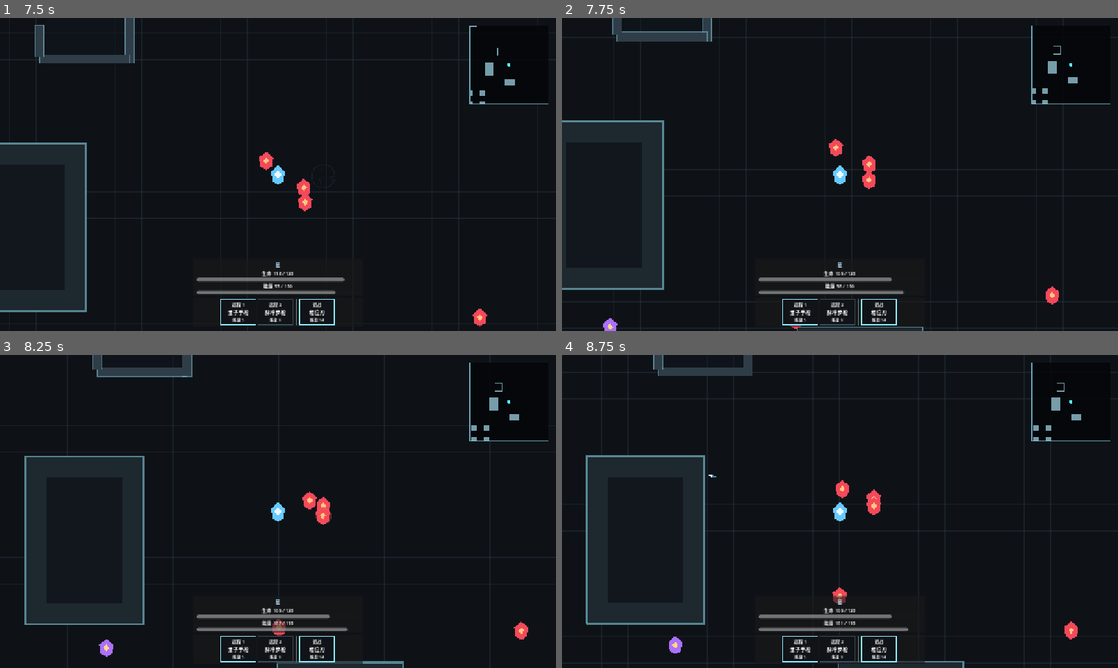
Above: before the commit, frames 1-4 (two rows, left to right).
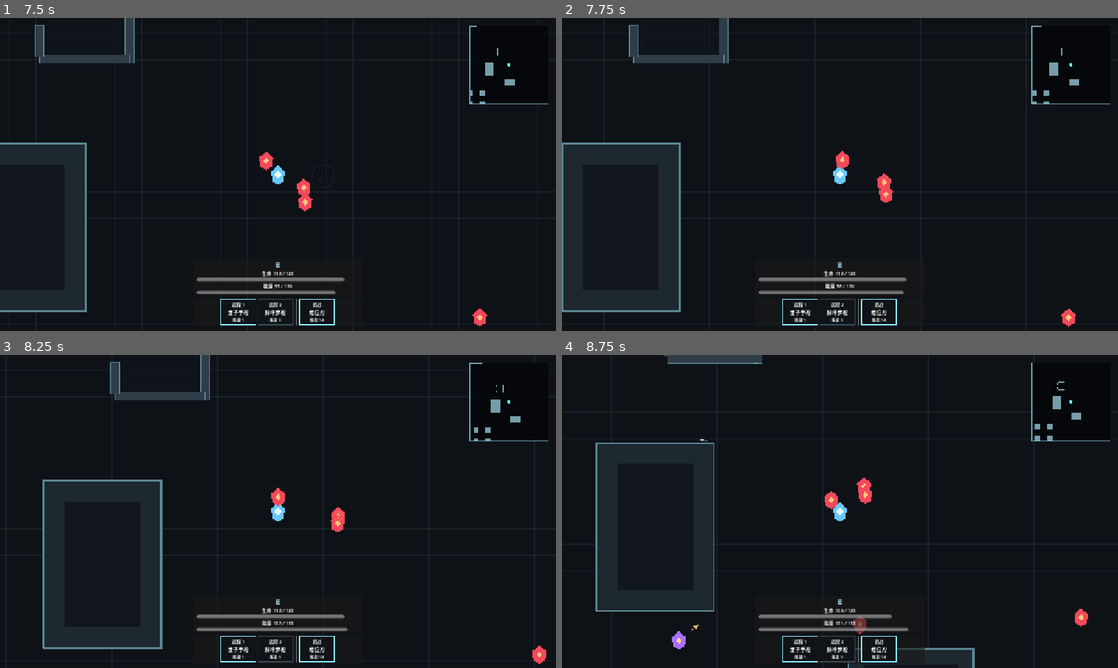
Above: after the commit, the same moments.

Repository: LisBam/StarHacker
Game: Godot game, scene res://scenes/ui/main_menu.tscn
Same seed, same stepped clock (60 frames per second), same inputs: the game is played once before the commit and once after it.
Inputs (mouse positions are in pixels of both pictures, inside the frame that each line leads up to):
- Up to frame 1 (7.5 s): click "骇入" at 0.5 s; click "星" at 1.25 s; click "穹" at 2 s; click "银狼" at 2.75 s; click "返回" at 3.5 s; click "训练场" at 4.25 s; click "进入训练场" at 5 s; tap Enter at 5.75 s; move the mouse to (250, 237) at 5.77 s; hold W (move_up) 5.78-6.5 s; click (250, 237) at 5.85 s; drag from (444, 221) to (300, 174) at 6.52 s; move the mouse to (111, 127) at 7.27 s; hold A (move_left) from 7.28 s (still down); tap Space (dodge) at 7.35 s
- Up to frame 2 (7.75 s): keep holding A (move_left)
- Up to frame 3 (8.25 s): release A (move_left) at 8 s; drag from (305, 511) to (111, 464) at 8.02 s
- Up to frame 4 (8.75 s): no input

Frame 1 is identical in both runs. In frame 2, 3.7% of the frame differs, in the area x 0-93%, y 0-100%; in frame 3, 4.1%, in the area x 1-99%, y 0-100%; in frame 4, 3.5%.

Commit message:
1.修复按键未绑定兜底问题   2.优化掉落物列表与ESC返回逻辑   3.新增玩家受伤间隔与武器前坐力   4.完善武器提示与框架文档

Diff:
--- a/data/weapons/phase_blade.tres
+++ b/data/weapons/phase_blade.tres
@@ -11,6 +11,7 @@
 icon_text = "B"
 energy_cost = 14.0
 recoil_force = 0.0
+front_recoil_force = 140.0
 impact_force = 360.0
 melee_damage = 36.0
 melee_cooldown = 0.45
--- a/data/weapons/quantum_dagger.tres
+++ b/data/weapons/quantum_dagger.tres
@@ -11,6 +11,7 @@
 icon_text = "D"
 energy_cost = 7.0
 recoil_force = 0.0
+front_recoil_force = 140.0
 impact_force = 160.0
 melee_damage = 18.0
 melee_cooldown = 0.22
--- a/scripts/components/player_input_component.gd
+++ b/scripts/components/player_input_component.gd
@@ -199,7 +199,19 @@
 	if not InputMap.has_action(action_name):
 		return true
 
-	return InputMap.action_get_events(action_name).is_empty()
+	if not InputMap.action_get_events(action_name).is_empty():
+		return false
+
+	return not _is_action_explicitly_unbound(action_name)
+
+
+func _is_action_explicitly_unbound(action_name: StringName) -> bool:
+	# 输入绑定单例；取值为 AutoLoad InputBindings，默认用于区分玩家主动未绑定和 InputMap 配置缺失。
+	var input_bindings: Node = get_tree().root.get_node_or_null("InputBindings")
+	if input_bindings == null or not input_bindings.has_method("is_action_explicitly_unbound"):
+		return false
+
+	return bool(input_bindings.call("is_action_explicitly_unbound", action_name))
 
 
 func _should_use_direct_slot_fallback(slot_index: int) -> bool:
--- a/scripts/data/weapon_data.gd
+++ b/scripts/data/weapon_data.gd
@@ -29,6 +29,8 @@
 @export_range(0.01, 5.0, 0.01) var ranged_cooldown: float = 0.16
 ## 武器后坐力；取值建议大于等于 0，默认 0 表示不推动使用者，远程开火时会把玩家向反方向推开。
 @export_range(0.0, 3000.0, 1.0, "or_greater") var recoil_force: float = 0.0
+## 武器前坐力；取值建议大于等于 0，默认 0 表示不向攻击方向推动使用者，适合近战突进或特殊枪械反馈，屏幕震动按后坐力的一半换算。
+@export_range(0.0, 3000.0, 1.0, "or_greater") var front_recoil_force: float = 0.0
 ## 武器冲击力；取值建议大于等于 0，默认 0 表示不造成击退，命中目标时会按目标韧性折算控制效果。
 @export_range(0.0, 5000.0, 1.0, "or_greater") var impact_force: float = 0.0
 ## 近战伤害；取值建议大于等于 0，默认 35，修改会影响近战命中后的伤害值。
--- a/scripts/game/input_bindings.gd
+++ b/scripts/game/input_bindings.gd
@@ -37,6 +37,8 @@
 ]
 ## 默认输入事件缓存；键为动作名，值为 InputEvent 数组，用于恢复默认绑定。
 var _default_events_by_action: Dictionary = {}
+## 显式未绑定动作缓存；键为动作名字符串，值为 true，用于阻止空 InputMap 动作继续走物理默认键兜底。
+var _explicitly_unbound_actions: Dictionary = {}
 
 
 func _ready() -> void:
@@ -67,6 +69,10 @@
 		return "未绑定"
 
 	return get_event_display_text(events[0] as InputEvent)
+
+
+func is_action_explicitly_unbound(action_name: StringName) -> bool:
+	return bool(_explicitly_unbound_actions.get(str(action_name), false))
 
 
 func get_event_display_text(event: InputEvent) -> String:
@@ -100,12 +106,14 @@
 	_erase_event_from_other_actions(action_name, normalized_event)
 	InputMap.action_erase_events(action_name)
 	InputMap.action_add_event(action_name, normalized_event)
+	_set_action_explicitly_unbound(action_name, false)
 	_save_bindings()
 	bindings_changed.emit()
 	return true
 
 
 func reset_to_defaults() -> void:
+	_explicitly_unbound_actions.clear()
 	# 默认绑定动作名遍历项；取值为 _default_events_by_action 的键，默认逐项恢复项目启动时的 InputMap。
 	for raw_action_name in _default_events_by_action.keys():
 		# 动作名；取值为 StringName，默认用于访问 InputMap。
@@ -167,6 +175,7 @@
 
 		if _is_serialized_unbound_event(serialized_event):
 			InputMap.action_erase_events(action_name)
+			_set_action_explicitly_unbound(action_name, true)
 			continue
 
 		# 还原事件；取值为 InputEvent 或 null，默认 null 表示配置不可用。
@@ -176,6 +185,7 @@
 
 		InputMap.action_erase_events(action_name)
 		InputMap.action_add_event(action_name, restored_event)
+		_set_action_explicitly_unbound(action_name, false)
 
 
 func _save_bindings() -> void:
@@ -193,9 +203,11 @@
 		# 当前事件列表；元素为 InputEvent，默认保存第一个主绑定。
 		var events: Array = InputMap.action_get_events(action_name)
 		if events.is_empty() or not (events[0] is InputEvent):
+			_set_action_explicitly_unbound(action_name, true)
 			config_file.set_value("bindings", action_name_string, _serialize_unbound_event())
 			continue
 
+		_set_action_explicitly_unbound(action_name, false)
 		config_file.set_value("bindings", action_name_string, _serialize_event(events[0] as InputEvent))
 
 	config_file.save(SAVE_PATH)
@@ -239,9 +251,14 @@
 		# 当前动作事件列表；元素为 InputEvent，默认遍历副本并删除与新绑定完全相同的事件。
 		var existing_events: Array = InputMap.action_get_events(action_name)
 		# 既有事件遍历项；取值为 InputEvent 或其他对象，默认只比较可识别输入事件。
+		var erased_event: bool = false
 		for existing_event in existing_events:
 			if existing_event is InputEvent and _events_match(existing_event as InputEvent, event):
 				InputMap.action_erase_event(action_name, existing_event as InputEvent)
+				erased_event = true
+
+		if erased_event and InputMap.action_get_events(action_name).is_empty():
+			_set_action_explicitly_unbound(action_name, true)
 
 
 func _events_match(first_event: InputEvent, second_event: InputEvent) -> bool:
@@ -274,6 +291,15 @@
 
 func _is_key_event_modifier(key_event: InputEventKey, modifier_key: Key) -> bool:
 	return key_event.physical_keycode == modifier_key or key_event.keycode == modifier_key
+
+
+func _set_action_explicitly_unbound(action_name: StringName, unbound: bool) -> void:
+	# 动作名字符串；取值为 StringName 转换结果，默认作为显式未绑定缓存键。
+	var action_name_string: String = str(action_name)
+	if unbound:
+		_explicitly_unbound_actions[action_name_string] = true
+	else:
+		_explicitly_unbound_actions.erase(action_name_string)
 
 
 func _serialize_event(event: InputEvent) -> Dictionary:
--- a/scripts/player/player_controller.gd
+++ b/scripts/player/player_controller.gd
@@ -43,6 +43,8 @@
 @export_range(0.0, 2.0, 0.01) var damage_shake_per_damage: float = 0.16
 ## 最小受伤震动；取值建议 0 到 8，默认 1.6 保证小伤害也有轻微反馈。
 @export_range(0.0, 32.0, 0.1) var minimum_damage_shake: float = 1.6
+## 玩家受伤间隔；取值建议 0 到 1，默认 0.2 秒用于合并同一瞬间的多颗子弹命中和击退，运行时修改会影响受击容错。
+@export_range(0.0, 5.0, 0.01) var damage_interval: float = 0.2
 ## 玩家受击特效颜色；默认浅青色，修改会影响玩家被命中时的爆发特效颜色。
 @export var hit_effect_color: Color = Color(0.55, 0.90, 1.0, 0.95)
 ## 玩家死亡特效颜色；默认偏红白色，修改会影响玩家死亡时的爆发特效颜色。
@@ -56,6 +58,8 @@
 var _dodge_time_remaining: float = 0.0
 ## 当前外部击退速度；取值为 Vector2，默认零向量，修改会影响后坐力和受击击退叠加到移动上的强度。
 var _knockback_velocity: Vector2 = Vector2.ZERO
+## 当前受伤间隔剩余时间；取值大于等于 0，默认 0 表示可以受伤，修改会影响连续受伤过滤。
+var _damage_interval_remaining: float = 0.0
 
 ## 输入组件实例缓存；默认在 ready 阶段按路径获取，保持动态类型以降低脚本类名缓存依赖，修改会影响移动与攻击输入读取。
 @onready var _input_component = get_node(input_component_path)
@@ -76,6 +80,7 @@
 
 
 func _physics_process(delta: float) -> void:
+	_damage_interval_remaining = maxf(_damage_interval_remaining - delta, 0.0)
 	_handle_weapon_switch_input()
 
 	# 当前帧移动方向；取值为归一化 Vector2 或 Vector2.ZERO，无持久默认值，修改会直接影响本帧移动速度方向。
@@ -104,6 +109,10 @@
 
 
 func apply_damage(damage: float, source: Node) -> void:
+	if not _can_receive_damage(damage):
+		return
+
+	_damage_interval_remaining = maxf(damage_interval, 0.0)
 	# 受伤前死亡状态；取值来自属性组件，默认用于避免死亡特效重复生成。
 	var was_dead: bool = _is_stats_dead()
 	if _stats_component.has_method("take_damage"):
@@ -152,7 +161,8 @@
 		return
 
 	_apply_weapon_recoil(current_weapon, _last_aim_direction)
-	_shake_screen_for_weapon_fire(current_weapon)
+	_apply_weapon_front_recoil(current_weapon, _last_aim_direction)
+	_shake_screen_for_weapon_use(current_weapon)
 	if _stats_component.has_method("spend_energy"):
 		_stats_component.call("spend_energy", energy_cost)
 
@@ -173,7 +183,13 @@
 
 	# 本次近战攻击是否成功开启命中框；取值为 true/false，默认由近战组件返回，修改会影响是否扣除能量。
 	var attack_succeeded: bool = _melee_attack_component.try_attack(_last_aim_direction, current_weapon)
-	if attack_succeeded and _stats_component.has_method("spend_energy"):
+	if not attack_succeeded:
+		return
+
+	_apply_weapon_recoil(current_weapon, _last_aim_direction)
+	_apply_weapon_front_recoil(current_weapon, _last_aim_direction)
+	_shake_screen_for_weapon_use(current_weapon)
+	if _stats_component.has_method("spend_energy"):
 		_stats_component.call("spend_energy", energy_cost)
 
 
@@ -261,6 +277,18 @@
 	apply_knockback(-attack_direction.normalized(), recoil_force)
 
 
+func _apply_weapon_front_recoil(weapon_data: Resource, attack_direction: Vector2) -> void:
+	if weapon_data == null or attack_direction.is_zero_approx():
+		return
+
+	# 武器前坐力；取值来自武器资源 front_recoil_force，默认 0 表示不把玩家推向攻击方向。
+	var front_recoil_force: float = _get_weapon_front_recoil_force(weapon_data)
+	if front_recoil_force <= 0.0:
+		return
+
+	apply_knockback(attack_direction.normalized(), front_recoil_force)
+
+
 func _get_weapon_recoil_force(weapon_data: Resource) -> float:
 	if weapon_data == null:
 		return 0.0
@@ -268,13 +296,24 @@
 	return maxf(float(weapon_data.get("recoil_force")), 0.0)
 
 
-func _shake_screen_for_weapon_fire(weapon_data: Resource) -> void:
+func _get_weapon_front_recoil_force(weapon_data: Resource) -> float:
+	if weapon_data == null:
+		return 0.0
+
+	return maxf(float(weapon_data.get("front_recoil_force")), 0.0)
+
+
+func _shake_screen_for_weapon_use(weapon_data: Resource) -> void:
 	# 武器后坐力；取值来自武器资源 recoil_force，默认用于换算射击屏幕震动强度。
 	var recoil_force: float = _get_weapon_recoil_force(weapon_data)
-	if recoil_force <= 0.0:
-		return
-
-	_shake_screen(recoil_force * fire_shake_per_recoil)
+	# 武器前坐力；取值来自武器资源 front_recoil_force，默认按后坐力一半倍率换算震动强度。
+	var front_recoil_force: float = _get_weapon_front_recoil_force(weapon_data)
+	# 武器使用震动强度；取值由后坐力和前坐力共同换算，默认 0 表示不震动。
+	var shake_amount: float = recoil_force * fire_shake_per_recoil + front_recoil_force * fire_shake_per_recoil * 0.5
+	if shake_amount <= 0.0:
+		return
+
+	_shake_screen(shake_amount)
 
 
 func _shake_screen_for_damage(damage: float) -> void:
@@ -284,6 +323,16 @@
 	# 受伤震动强度；取值由伤害和最小震动共同决定，默认让高伤害反馈更强。
 	var shake_amount: float = maxf(damage * damage_shake_per_damage, minimum_damage_shake)
 	_shake_screen(shake_amount)
+
+
+func _can_receive_damage(damage: float) -> bool:
+	if damage <= 0.0:
+		return false
+
+	if _damage_interval_remaining > 0.0:
+		return false
+
+	return not _is_stats_dead()
 
 
 func _shake_screen(amount: float) -> void:
--- a/scripts/ui/combat_hud.gd
+++ b/scripts/ui/combat_hud.gd
@@ -234,6 +234,10 @@
 		# 当前键盘事件；取值来自输入系统，默认用于识别 E 键和背包动作，修改会影响背包开关响应。
 		var key_event: InputEventKey = event as InputEventKey
 		if key_event.pressed and not key_event.echo and _is_pause_event(key_event):
+			if _close_top_interactive_panel():
+				get_viewport().set_input_as_handled()
+				return
+
 			_toggle_pause_menu()
 			get_viewport().set_input_as_handled()
 			return
@@ -872,13 +876,39 @@
 	if not InputMap.has_action(action_name):
 		return true
 
-	return InputMap.action_get_events(action_name).is_empty()
+	if not InputMap.action_get_events(action_name).is_empty():
+		return false
+
+	return not _is_action_explicitly_unbound(action_name)
+
+
+func _is_action_explicitly_unbound(action_name: StringName) -> bool:
+	# 输入绑定单例；取值为 AutoLoad InputBindings，默认用于区分玩家主动未绑定和 InputMap 配置缺失。
+	var input_bindings: Node = get_tree().root.get_node_or_null("InputBindings")
+	if input_bindings == null or not input_bindings.has_method("is_action_explicitly_unbound"):
+		return false
+
+	return bool(input_bindings.call("is_action_explicitly_unbound", action_name))
+
+
+func _close_top_interactive_panel() -> bool:
+	if _inventory_panel.visible:
+		_set_inventory_visible(false)
+		return true
+
+	if _large_map_overlay.visible:
+		_set_large_map_visible(false)
+		return true
+
+	return false
 
 
 func _toggle_drop_list_enabled() -> void:
 	_drop_list_enabled = not _drop_list_enabled
 	if not _drop_list_enabled:
 		_hide_nearby_drop_panel()
+		_refresh_combat_input_state()
+		return
 
 	_nearby_drop_refresh_remaining = 0.0
 	_refresh_nearby_drop_panel()
--- a/scripts/ui/weapon_slot_control.gd
+++ b/scripts/ui/weapon_slot_control.gd
@@ -259,10 +259,15 @@
 	var energy_cost: float = maxf(float(weapon_data.get("energy_cost")), 0.0)
 	# 武器后坐力；取值来自资源 recoil_force 字段，默认 0 表示不开火后推。
 	var recoil_force: float = maxf(float(weapon_data.get("recoil_force")), 0.0)
+	# 武器前坐力；取值来自资源 front_recoil_force 字段，默认 0 表示不向攻击方向推动使用者。
+	var front_recoil_force: float = maxf(float(weapon_data.get("front_recoil_force")), 0.0)
 	# 武器冲击力；取值来自资源 impact_force 字段，默认 0 表示不击退目标。
 	var impact_force: float = maxf(float(weapon_data.get("impact_force")), 0.0)
 	tooltip_lines.append("能量消耗：%d" % roundi(energy_cost))
-	tooltip_lines.append("后坐力：%d" % roundi(recoil_force))
+	if recoil_force > 0.0:
+		tooltip_lines.append("后坐力：%d" % roundi(recoil_force))
+	if front_recoil_force > 0.0:
+		tooltip_lines.append("前坐力：%d" % roundi(front_recoil_force))
 	tooltip_lines.append("冲击力：%d" % roundi(impact_force))
 
 	if weapon_type == "ranged":
Not shown, changed: docs/game_framework.md
